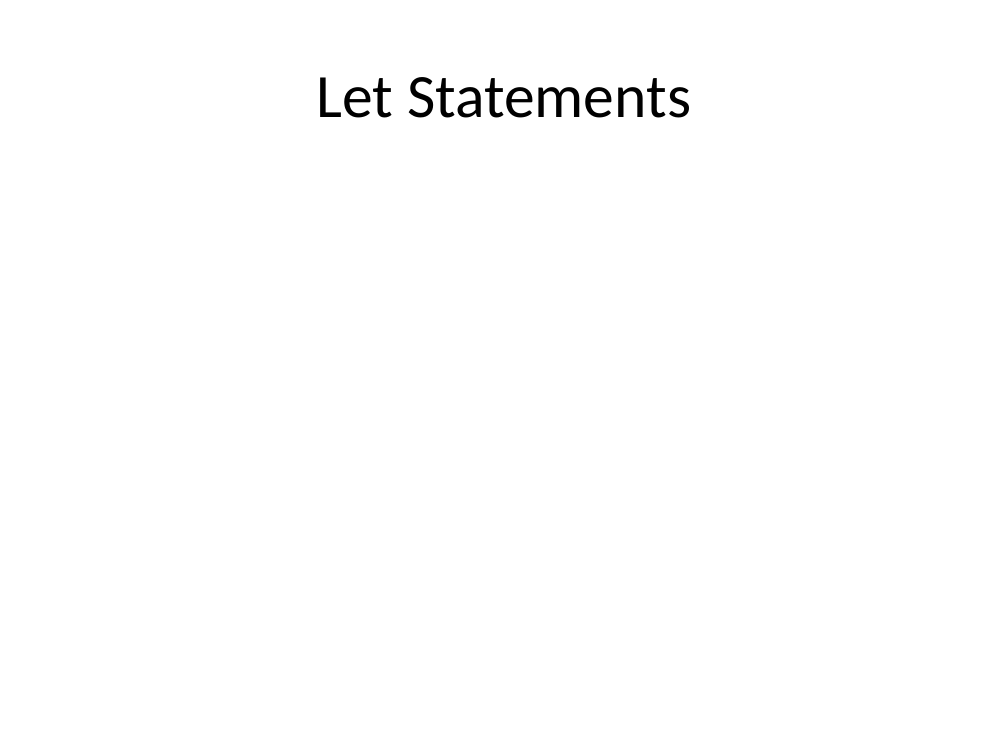
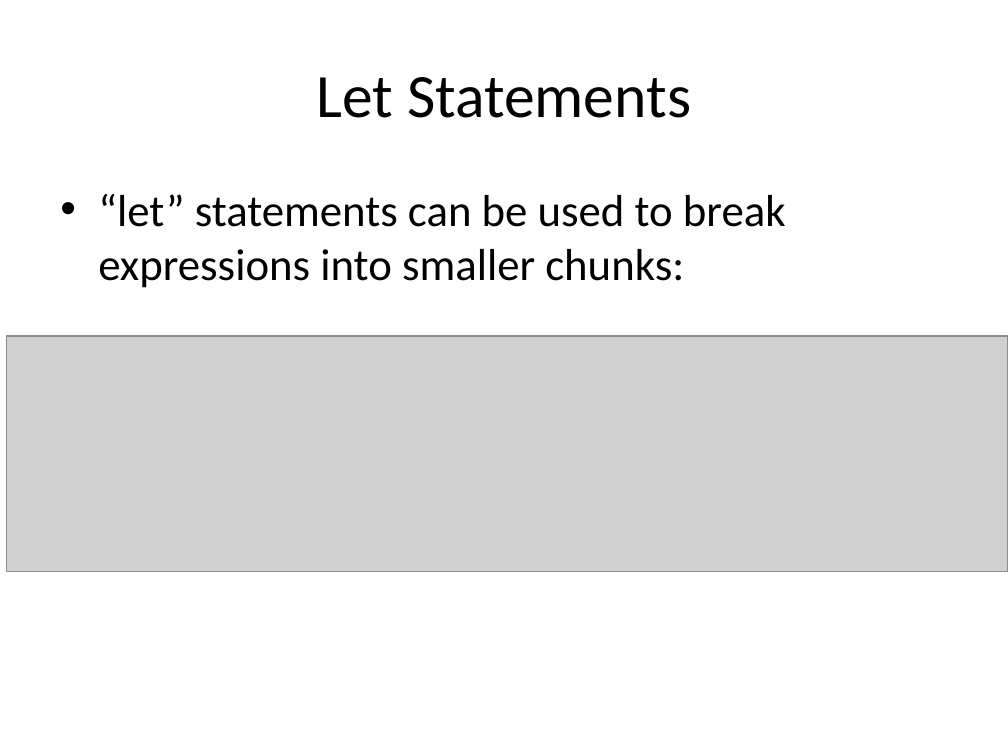
Before and after one commit to cqframework/OneModel, a slide deck: slide 24 of CQL/Documents/CQL_Technical_Introduction_20140604.pptx (slide 17 before the commit). Drawn at 1008x756 pixels with LibreOffice and Linux fonts; fonts in the diff are those of the drawing; grey boxes stand for pictures. Boxes give left, top, right and bottom in pixels: in the first picture for what was removed or moved away, otherwise in the second. Text is boxed around its words. In the diff, an @@ line names an element or a change of style, - is before the commit and + after.

```diff
--- a/CQL/Documents/CQL_Technical_Introduction_20140604.pptx
+++ b/CQL/Documents/CQL_Technical_Introduction_20140604.pptx
@@ text added at [98, 194, 786, 288], 32 pt, text #000000 @@
+• “let” statements can be used to break expressions into smaller chunks:
@@ picture added at [6, 336, 1008, 571] @@
```
Also in this commit, not shown: 17 other slides changed, 6 slides added, 2 slides removed, 17 other files.
